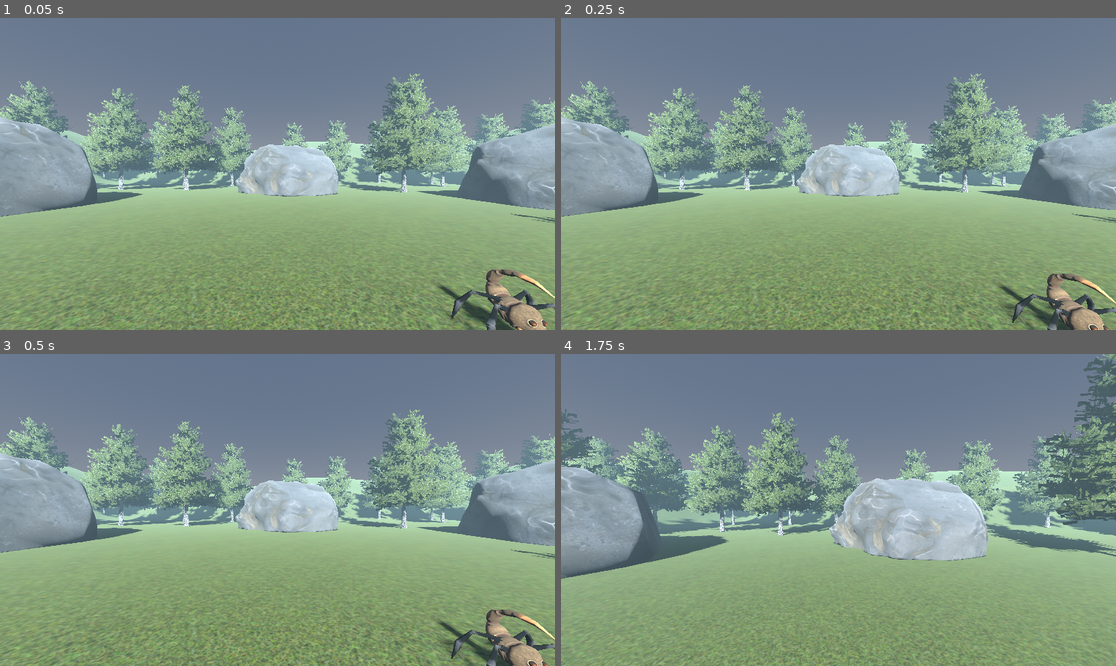
Above: before the commit, frames 1-4 (two rows, left to right).
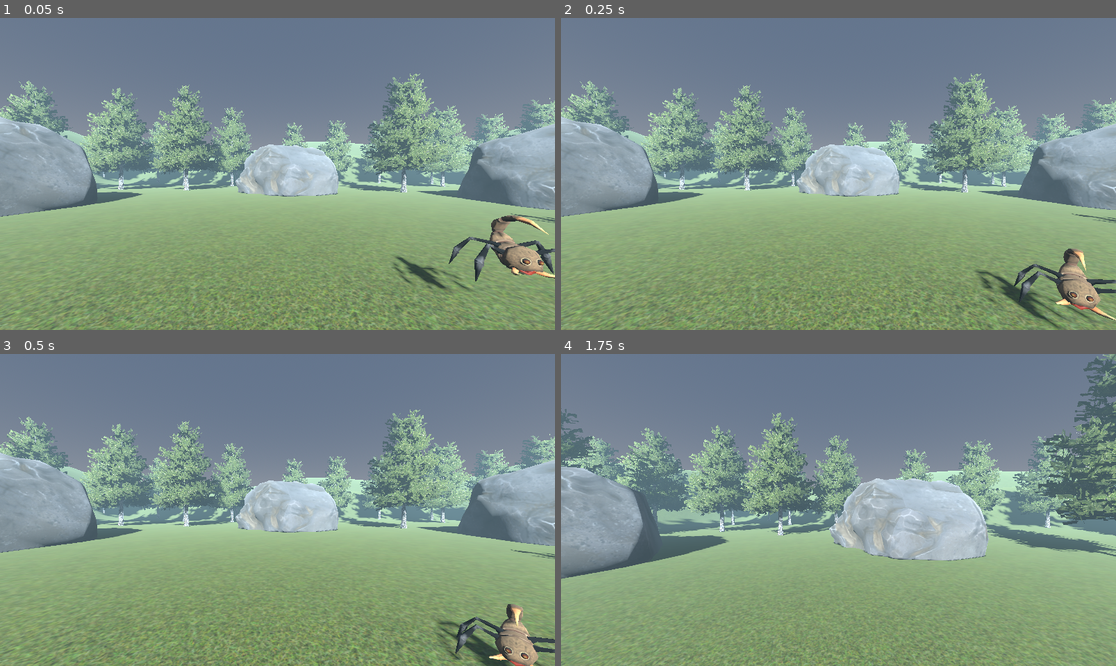
Above: after the commit, the same moments.

Repository: Abdulkader-Safi/walking_simulator_godot
Game: Godot game, scene res://Main.tscn
Two runs of this game, one before a commit and one after it. Both use one fixed random seed, a clock stepped at 60 frames per second and the inputs below.
Inputs (mouse positions are in pixels of both pictures, inside the frame that each line leads up to):
- Up to frame 1 (0.05 s): no input
- Up to frame 2 (0.25 s): no input
- Up to frame 3 (0.5 s): no input
- Up to frame 4 (1.75 s): move the mouse to (866, 510) at 0.52 s; hold W (move_forward) from 0.53 s (still down); tap E (interact) at 0.6 s; tap Space (jump) at 0.77, 1.52 s; move the mouse to (810, 510) at 1.27 s; tap Shift (sprint) at 1.35 s

The runs differ from the first frame. In frame 1, 3.8% of the frame differs, in the area x 70-100%, y 63-100%; in frame 2, 2.8%; in frame 3, 1.8%; in frame 4, nothing differs.

Commit message:
update AI controller to always look at player; enhance movement logic for navigation agent

Diff:
--- a/Scripts/ai_controller.gd
+++ b/Scripts/ai_controller.gd
@@ -6,7 +6,7 @@
 
 var is_running: bool = false
 var is_stopped: bool = false
-var look_at_player: bool = false
+var look_at_player: bool = true
 
 var move_direction: Vector3
 var target_y_rot: float
@@ -52,4 +52,14 @@
 	rotation.y = lerp_angle(rotation.y, target_y_rot, 0.1)
 
 func move_to_position(to_position: Vector3, adjust_pos: bool = true):
-	pass
+	if not agent:
+		agent = $NavigationAgent3D
+
+	is_stopped = false
+
+	if adjust_pos:
+		var map = get_world_3d().navigation_map
+		var adjusted_pos = NavigationServer3D.map_get_closest_point(map, to_position)
+		agent.target_position = adjusted_pos
+	else:
+		agent.target_position = to_position
--- a/alien.tscn
+++ b/alien.tscn
@@ -10,9 +10,10 @@
 script = ExtResource("1_0gc2q")
 
 [node name="alien-bug" parent="." instance=ExtResource("1_b74g3")]
-transform = Transform3D(1, 0, 0, 0, 1, 0, 0, 0, 1, 0, -0.508008, 0)
+transform = Transform3D(1, 0, 0, 0, 1, 0, 0, 0, 1, 0, 0.00365579, 0)
 
 [node name="CollisionShape3D" type="CollisionShape3D" parent="."]
+transform = Transform3D(1, 0, 0, 0, 1, 0, 0, 0, 1, 0, 0.45618, 0)
 shape = SubResource("CapsuleShape3D_g74ox")
 
 [node name="NavigationAgent3D" type="NavigationAgent3D" parent="."]
